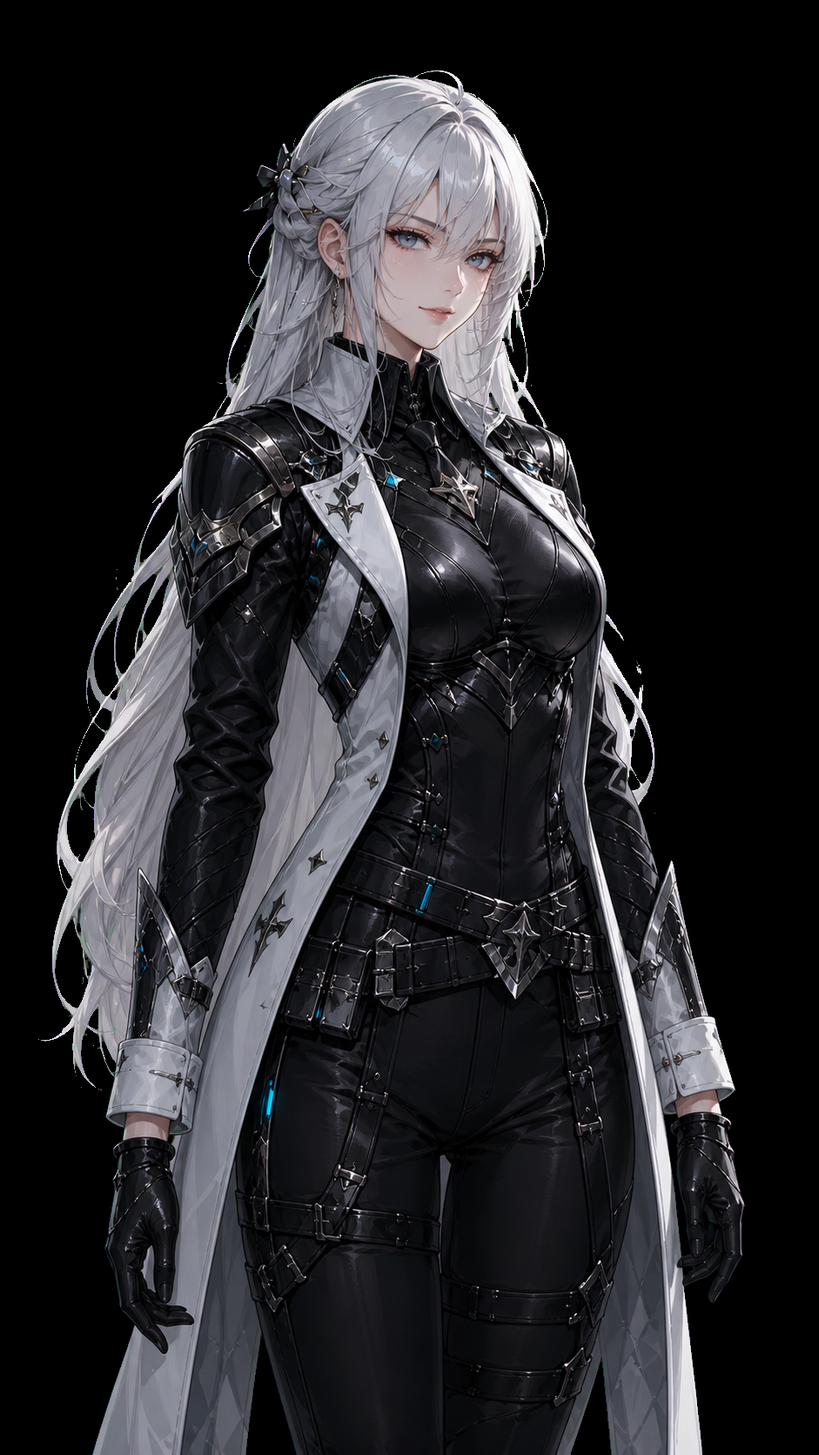
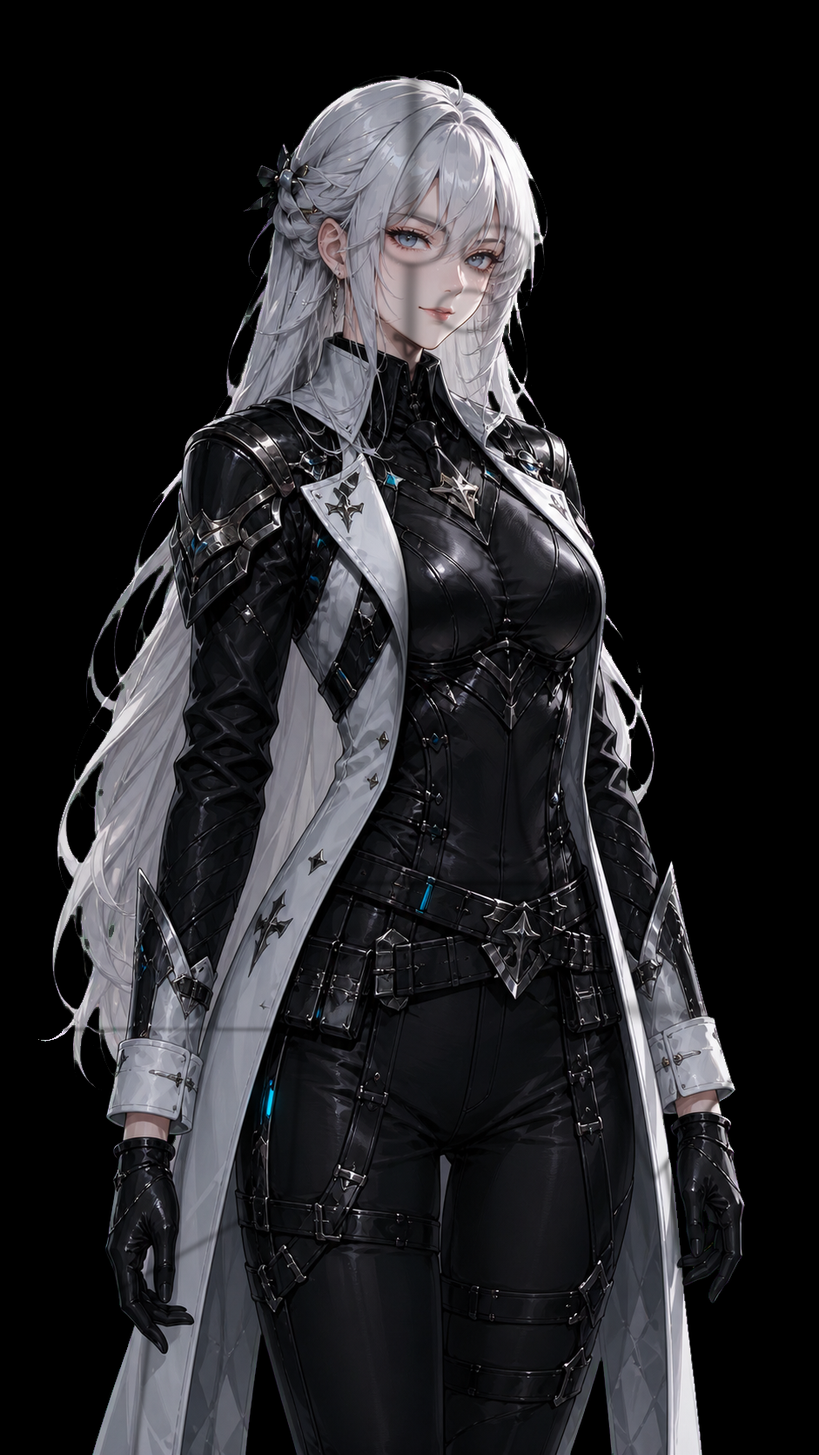
Before/after of a (819, 1455) layered artwork. What changed in the layer stack:
removed group "GUIDE_HIDDEN" (1 layers) from group "AEGIS_CUBISM_SOURCE" over [52, 70, 734, 1455]
removed layer "Approved_Composite_Reference" from group "GUIDE_HIDDEN" over [52, 70, 734, 1455]
removed group "Face_Base_Part" (1 layers) from group "AEGIS_CUBISM_SOURCE" over [52, 70, 734, 1455]
removed layer "Face_Body_Base" from group "Face_Base_Part" over [52, 70, 734, 1455]
added group "Hair_Back_L_Part" with 1 layers in group "AEGIS_CUBISM_SOURCE" over [52, 74, 432, 1035]
added layer "Hair_Back_L" in group "Hair_Back_L_Part" over [52, 74, 432, 1035]
added group "Hair_Back_R_Part" with 1 layers in group "AEGIS_CUBISM_SOURCE" over [378, 70, 716, 1027]
added layer "Hair_Back_R" in group "Hair_Back_R_Part" over [378, 70, 716, 1027]
added group "Hair_Front_Part" with 1 layers in group "AEGIS_CUBISM_SOURCE" over [196, 70, 576, 485]
added layer "Hair_Front" in group "Hair_Front_Part" over [196, 70, 576, 485]
added group "Arm_L_Part" with 1 layers in group "AEGIS_CUBISM_SOURCE" over [57, 408, 356, 1298]
added layer "Arm_L" in group "Arm_L_Part" over [57, 408, 356, 1298]
added group "Arm_R_Part" with 1 layers in group "AEGIS_CUBISM_SOURCE" over [475, 389, 734, 1186]
added layer "Arm_R" in group "Arm_R_Part" over [475, 389, 734, 1186]
added group "Lower_Body_Part" with 1 layers in group "AEGIS_CUBISM_SOURCE" over [127, 876, 703, 1455]
added layer "Lower_Body" in group "Lower_Body_Part" over [127, 876, 703, 1455]
added group "Body_Base_Part" with 1 layers in group "AEGIS_CUBISM_SOURCE" over [52, 74, 734, 1455]
added layer "Body_Base" in group "Body_Base_Part" over [52, 74, 734, 1455]
